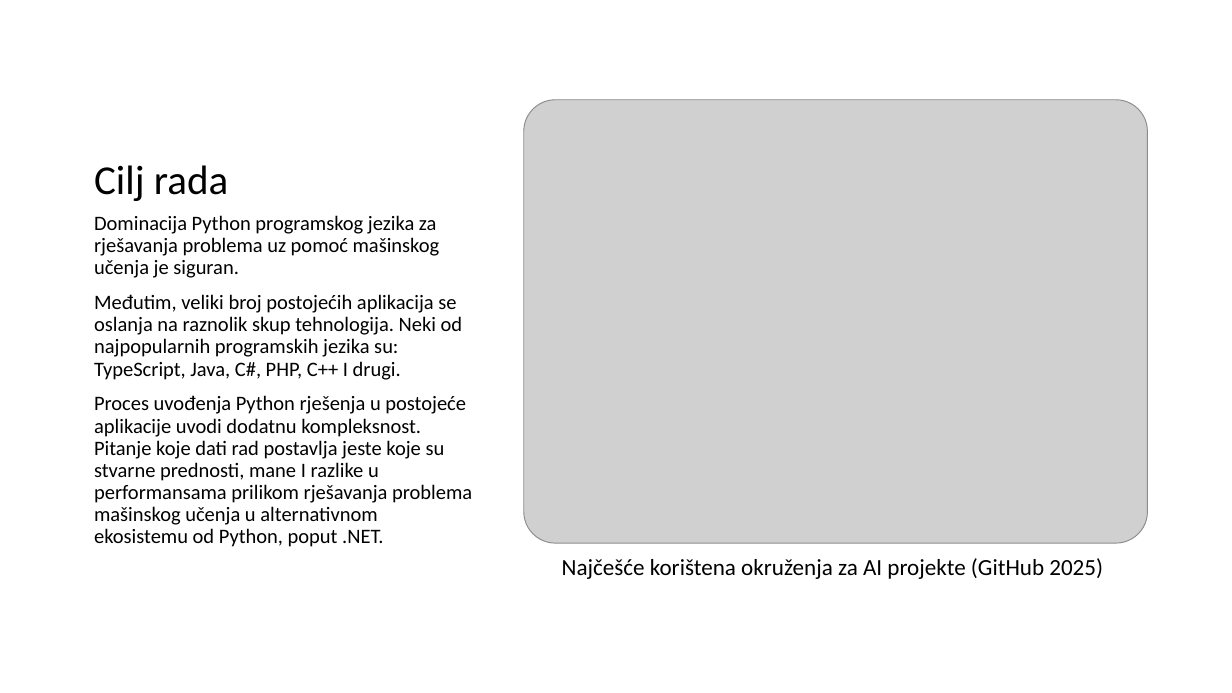
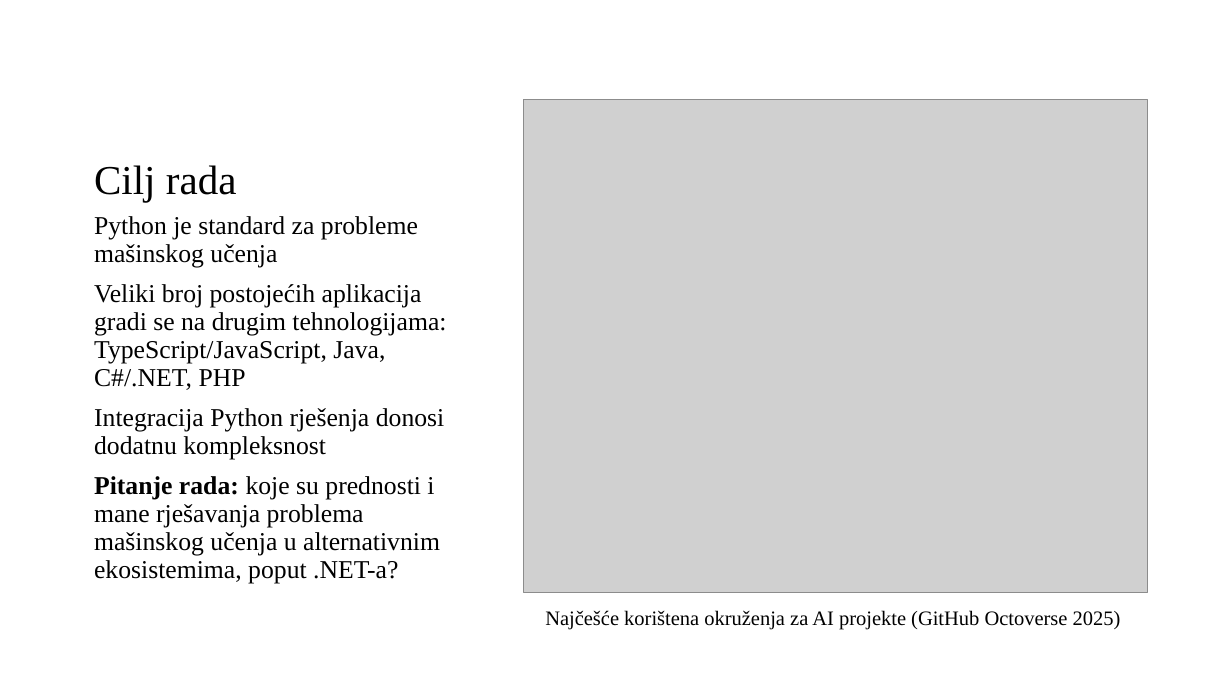
Before and after one commit to omarkurtovic/ml-dotnet-vs-python, a slide deck: slide 2 of Presentation/Komparativna analiza ML metodologija.pptx. Drawn at 1232x693 pixels with LibreOffice and Linux fonts; fonts in the diff are those of the drawing; grey boxes stand for pictures. Boxes give left, top, right and bottom in pixels: in the first picture for what was removed or moved away, otherwise in the second. Text is boxed around its words. In the diff, an @@ line names an element or a change of style, - is before the commit and + after.

```diff
--- a/Presentation/Komparativna analiza ML metodologija.pptx
+++ b/Presentation/Komparativna analiza ML metodologija.pptx
@@ title "Cilj rada" at (94, 165, 237, 202): font Calibri to Times New Roman @@
@@ picture: place and size @@
-picture at (524, 100, 1148, 543)
+picture at (524, 100, 1148, 592)
@@ text at (94, 216, 446, 583): text changed; size 16 to 20 pt; font Calibri to Times New Roman @@
-Dominacija Python programskog jezika za rješavanja problema uz pomoć mašinskog učenja je siguran.
-Međutim, veliki broj postojećih aplikacija se oslanja na raznolik skup tehnologija. Neki od najpopularnih programskih jezika su: TypeScript, Java, C#, PHP, C++ I drugi.
-Proces uvođenja Python rješenja u postojeće aplikacije uvodi dodatnu kompleksnost.
-Pitanje koje dati rad postavlja jeste koje su stvarne prednosti, mane I razlike u performansama prilikom rješavanja problema mašinskog učenja u alternativnom ekosistemu od Python, poput .NET.
+Python je standard za probleme mašinskog učenja
+Veliki broj postojećih aplikacija gradi se na drugim tehnologijama: TypeScript/JavaScript, Java, C#/.NET, PHP
+Integracija Python rješenja donosi dodatnu kompleksnost
+Pitanje rada: koje su prednosti i mane rješavanja problema mašinskog učenja u alternativnim ekosistemima, poput .NET-a?
@@ text at (545, 610, 1121, 630): text changed; size 18 to 16 pt; font Calibri to Times New Roman @@
-Najčešće korištena okruženja za AI projekte (GitHub 2025)
+Najčešće korištena okruženja za AI projekte (GitHub Octoverse 2025)
```
Also in this commit, not shown: 3 other slides changed, 2 slides added, 3 slides removed.
